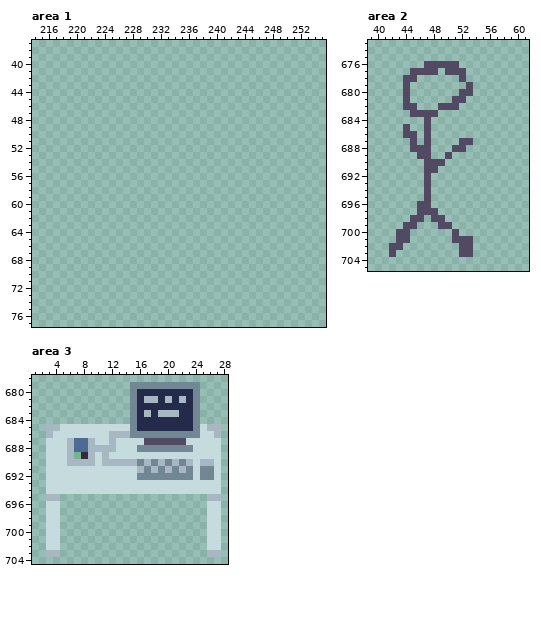
Edited in one commit: pixel-art file (Assets/art/BG/Background Aseprite.aseprite). The first picture shows the starting point.
1280x720 pixels, 1 frame. Colours within 5 levels of each other are drawn and written as one. Shown: area 1: x 214..255, y 37..77; area 2: x 39..61, y 673..705; area 3: x 1..28, y 678..704. The commit also changed other parts of the picture, which this record leaves out.
Now the later version:
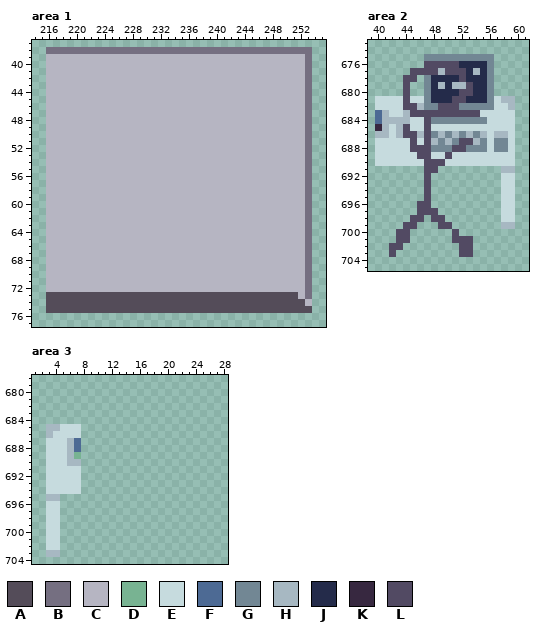
Palette (. is transparent): A #544c59  B #756f81  C #b6b5c2  D #78b392  E #c6dbde  F #4d6a94  G #728794  H #a7b8c2  J #242b4a  K #372840  L #524a63
The edit:
Area 1, layer "Furniture":
y 38: x 216..253 ...................................... -> BBBBBBBBBBBBBBBBBBBBBBBBBBBBBBBBBBBBBB
y 39..72: x 216..253 ...................................... -> CCCCCCCCCCCCCCCCCCCCCCCCCCCCCCCCCCCCCB
y 73: x 216..253 ...................................... -> AAAAAAAAAAAAAAAAAAAAAAAAAAAAAAAAAAAACB
y 74: x 216..253 ...................................... -> AAAAAAAAAAAAAAAAAAAAAAAAAAAAAAAAAAAAAC
y 75: x 216..253 ...................................... -> AAAAAAAAAAAAAAAAAAAAAAAAAAAAAAAAAAAAAA
Area 2, layer "Floor":
y 675: x 47..56 .......... -> GGGGGGGGGG
y 676: x 52..56 ..... -> JJJJG
y 677: x 49 . -> H; x 53..56 .... -> JHJG
y 678: x 47..51 ..... -> GJJJJ; x 53..56 .... -> JJJG
y 679: x 47..52 ...... -> GJHJHH; x 54..56 ... -> JJG
y 680: x 47..51 ..... -> GJJJJ; x 54..56 ... -> JJG
y 681: x 40..43 .... -> EEEE; x 45..50 ...... -> EEGJJJ; x 53..59 ....... -> JJJGEHH
y 682: x 40..43 .... -> EEEE; x 46..48 ... -> HGG; x 52..59 ........ -> GGGGGEEH
y 683: x 40..44 ..... -> FHEEH; x 49..59 ........... -> LLLLLLEEEEE
y 684: x 40..46 ....... -> FHHHHEE; x 48..59 ............ -> GGGGGGGGEEEE
y 685: x 40..43 .... -> KHEH; x 45..46 .. -> EE; x 48..59 ............ -> EEEEEEEEEEEE
y 686: x 40..43 .... -> HHEH; x 46 . -> H; x 48..59 ............ -> GHGHGHGHEHHE
y 687: x 40..44 ..... -> EEEEE; x 46 . -> E; x 48..51 .... -> HGHG; x 54..59 ...... -> HGEGGE
y 688: x 40..44 ..... -> EEEEE; x 48..50 ... -> GGG; x 53..59 ....... -> GGGEGGE
y 689: x 40..45 ...... -> EEEEEE; x 48..49 .. -> EE; x 51..59 ......... -> EEEEEEEEE
y 690: x 40..46 ....... -> EEEEEEE; x 50..59 .......... -> EEEEEEEEEE
y 691: x 58..59 .. -> HH
y 692..698: x 58..59 .. -> EE
y 699: x 58..59 .. -> HH
Area 3, layer "Floor":
y 679: x 15..24 GGGGGGGGGG -> ..........
y 680: x 15..24 GJJJJJJJJG -> ..........
y 681: x 15..24 GJHHJHJHJG -> ..........
y 682: x 15..24 GJJJJJJJJG -> ..........
y 683: x 15..24 GJHJHHHJJG -> ..........
y 684: x 15..24 GJJJJJJJJG -> ..........
y 685: x 8..27 EEEEEEEGJJJJJJJJGEHH -> ....................
y 686: x 8..27 EEEEHHHGGGGGGGGGGEEH -> ....................
y 687: x 8..27 FHEEHEEEELLLLLLEEEEE -> ....................
y 688: x 8..27 FHHHHEEEGGGGGGGGEEEE -> ....................
y 689: x 8..27 KHEHEEEEEEEEEEEEEEEE -> ....................
y 690: x 8..27 HHEHHHHHGHGHGHGHEHHE -> ....................
y 691: x 8..27 EEEEEEEEHGHGHGHGEGGE -> ....................
y 692: x 8..27 EEEEEEEEGGGGGGGGEGGE -> ....................
y 693..694: x 8..27 EEEEEEEEEEEEEEEEEEEE -> ....................
y 695: x 26..27 HH -> ..
y 696..702: x 26..27 EE -> ..
y 703: x 26..27 HH -> ..
Boxes around the changes in both pictures, in picture pixels (x1, y1, x2, y2):
added: (46, 47, 312, 313)
added: (375, 54, 515, 229)
erased: (81, 382, 221, 557)
